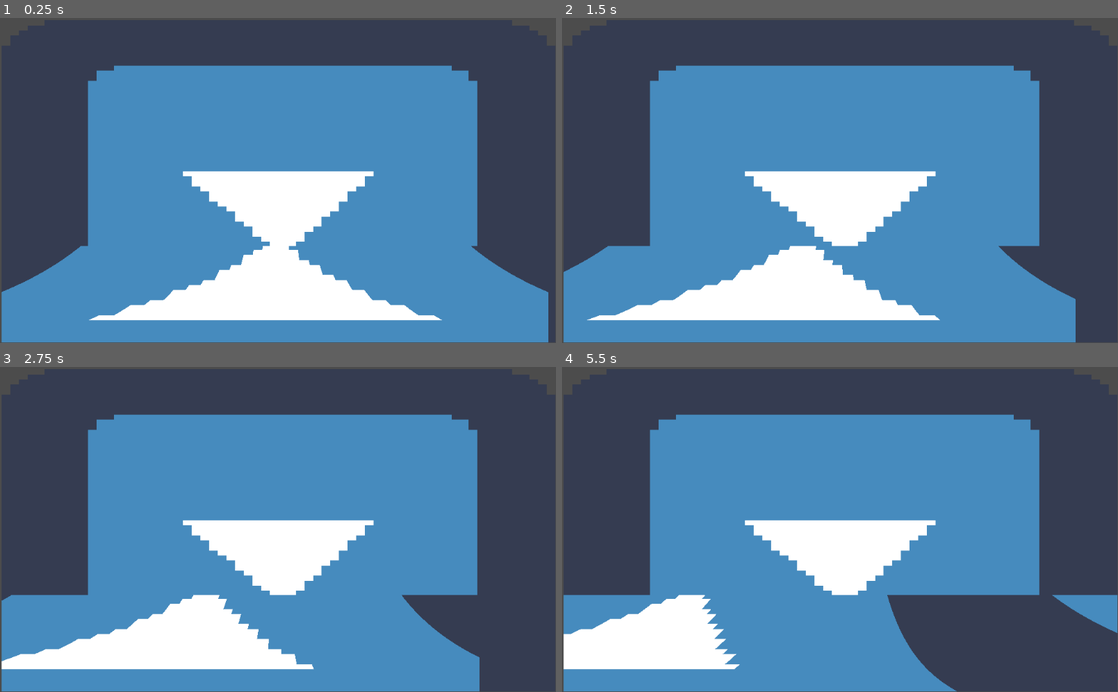
Above: before the commit, frames 1-4 (two rows, left to right).
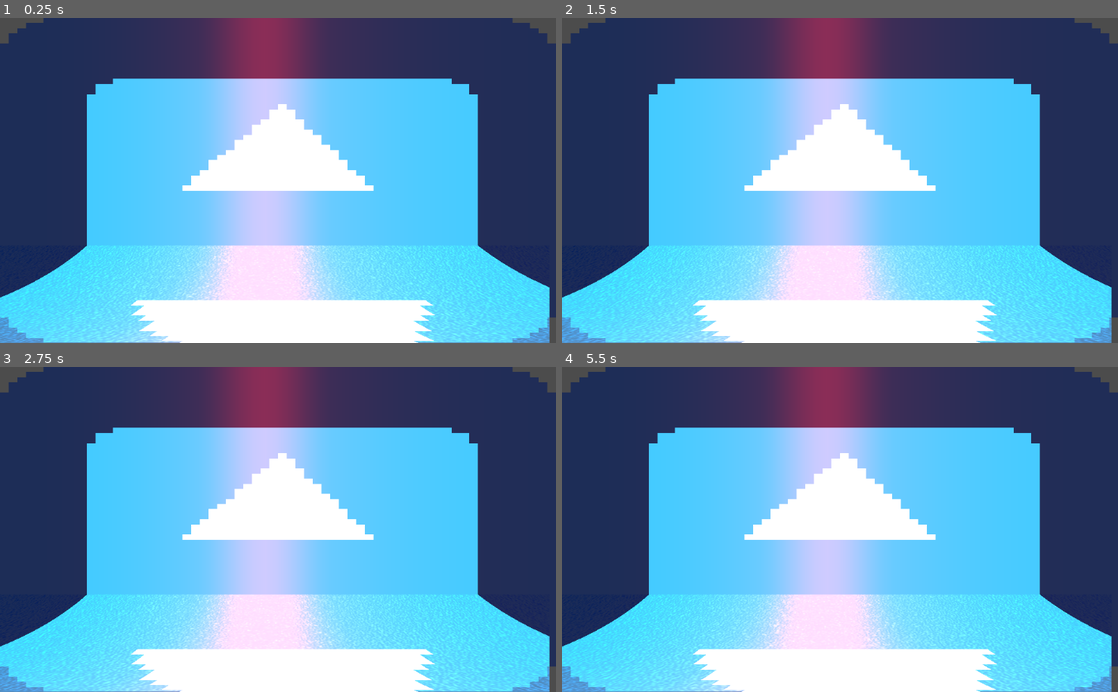
Above: after the commit, the same moments.

Repository: Daverinoe/GodotSampleCode
Game: Godot game, scene res://Node2D.tscn
Two runs of this game, one before a commit and one after it. Both use one fixed random seed, a clock stepped at 60 frames per second and the inputs below. The engine's default icon, where the game draws it, is replaced by a stand-in: a white triangle on a blue panel in a dark square.
Inputs:
- Up to frame 1 (0.25 s): no input
- Up to frame 2 (1.5 s): no input
- Up to frame 3 (2.75 s): no input
- Up to frame 4 (5.5 s): no input

The runs differ from the first frame. In frame 1, 66% of the frame differs, in the area x 0-100%, y 0-100%; in frame 2, 67%; in frame 3, 68%; in frame 4, 70%.

Commit message:
Added more to 2D water. Got a rudimentary normal map working.

Diff:
--- /dev/null
+++ b/ShaderTraining/Node2D.shader
@@ -0,0 +1,23 @@
+shader_type canvas_item;
+
+uniform sampler2D screenTex;
+uniform sampler2D normalMap;
+
+void fragment(){
+
+	vec2 perspectiveCorrection = vec2(2.0 * (0.5 - UV.x) * (UV.y - 0.7), 0.0);
+
+	vec2 point = UV;
+
+	if (point.y > 0.7) {
+		point.y = 1.4 - point.y;
+//		point.x += TIME * 0.05;
+		point = point + perspectiveCorrection;
+		point.x -= 0.012;
+		point.x = mod(point.x, 1.0);
+		NORMALMAP = texture(normalMap, point + TIME * 0.05 * vec2(1.0, 0.0)).xyz;
+	} else {
+		COLOR.a = 0.0;
+	}
+	COLOR.rgb = texture(screenTex, point).rgb;
+}
--- a/ShaderTraining/Node2D.tscn
+++ b/ShaderTraining/Node2D.tscn
@@ -1,31 +1,78 @@
-[gd_scene load_steps=4 format=2]
+[gd_scene load_steps=11 format=2]
 
 [ext_resource path="res://icon.png" type="Texture" id=1]
+[ext_resource path="res://Node2D.shader" type="Shader" id=2]
 
-[sub_resource type="Shader" id=1]
-code = "shader_type canvas_item;
+[sub_resource type="ViewportTexture" id=1]
+viewport_path = NodePath("Viewport")
 
+[sub_resource type="Curve" id=5]
+_data = [ Vector2( 0.206897, 0 ), 0.0, -0.577972, 0, 0, Vector2( 0.436782, 0.272727 ), 4.21818, 4.21818, 0, 0, Vector2( 0.5, 1 ), 0.0, 0.0, 0, 0, Vector2( 0.563218, 0.263636 ), -3.06477, -3.06477, 0, 0, Vector2( 0.821839, 0.00681818 ), 0.0, 0.0, 0, 0 ]
 
-void fragment(){
-	vec2 perspectiveCorrection = vec2(2.0 * (0.5 - UV.x) * (0.3 - UV.y), 0.0);
-	vec2 point = UV;
-	if (point.y < 0.3) {
-		point.y = 0.6 - point.y;
-		point.x += TIME * 0.05;
-		point.x = mod(point.x, 1.0);
-		point = point + perspectiveCorrection;
-	}
-	COLOR = texture(TEXTURE, point);
-}"
+[sub_resource type="CurveTexture" id=6]
+curve = SubResource( 5 )
 
-[sub_resource type="ShaderMaterial" id=2]
-shader = SubResource( 1 )
+[sub_resource type="OpenSimplexNoise" id=13]
+seed = 6
+octaves = 1
+period = 0.1
 
-[node name="Node2D" type="Node2D"]
+[sub_resource type="NoiseTexture" id=11]
+seamless = true
+as_normalmap = true
+bump_strength = 32.0
+noise = SubResource( 13 )
 
-[node name="Sprite" type="Sprite" parent="."]
-material = SubResource( 2 )
-position = Vector2( 512.769, 301.659 )
-scale = Vector2( 15.9385, 9.2898 )
+[sub_resource type="ViewportTexture" id=12]
+viewport_path = NodePath("Viewport")
+
+[sub_resource type="ShaderMaterial" id=10]
+resource_local_to_scene = true
+shader = ExtResource( 2 )
+shader_param/screenTex = SubResource( 12 )
+shader_param/normalMap = SubResource( 11 )
+
+[sub_resource type="ViewportTexture" id=9]
+viewport_path = NodePath("Viewport")
+
+[node name="Node2D" type="TextureRect"]
+anchor_right = 1.0
+anchor_bottom = 1.0
+texture = SubResource( 1 )
+expand = true
+__meta__ = {
+"_edit_use_anchors_": false
+}
+
+[node name="Viewport" type="Viewport" parent="."]
+size = Vector2( 1024, 600 )
+
+[node name="Light2D" type="Light2D" parent="Viewport"]
+position = Vector2( 487.039, 302.04 )
+scale = Vector2( 1, 601.304 )
+texture = SubResource( 6 )
+shadow_color = Color( 0, 0, 0, 1 )
+
+[node name="Light2D2" type="Light2D" parent="Viewport"]
+position = Vector2( 487.039, 302.04 )
+scale = Vector2( 1, 601.304 )
+texture = SubResource( 6 )
+range_height = 600.0
+range_item_cull_mask = 2
+shadow_color = Color( 0, 0, 0, 1 )
+
+[node name="Sprite2" type="TextureRect" parent="Viewport"]
+margin_right = 1024.0
+margin_bottom = 600.0
 texture = ExtResource( 1 )
+expand = true
 flip_v = true
+
+[node name="BackBufferCopy" type="BackBufferCopy" parent="Viewport"]
+
+[node name="Sprite" type="Sprite" parent="Viewport"]
+light_mask = 2
+material = SubResource( 10 )
+position = Vector2( 500, 300 )
+texture = SubResource( 9 )
+flip_v = true
